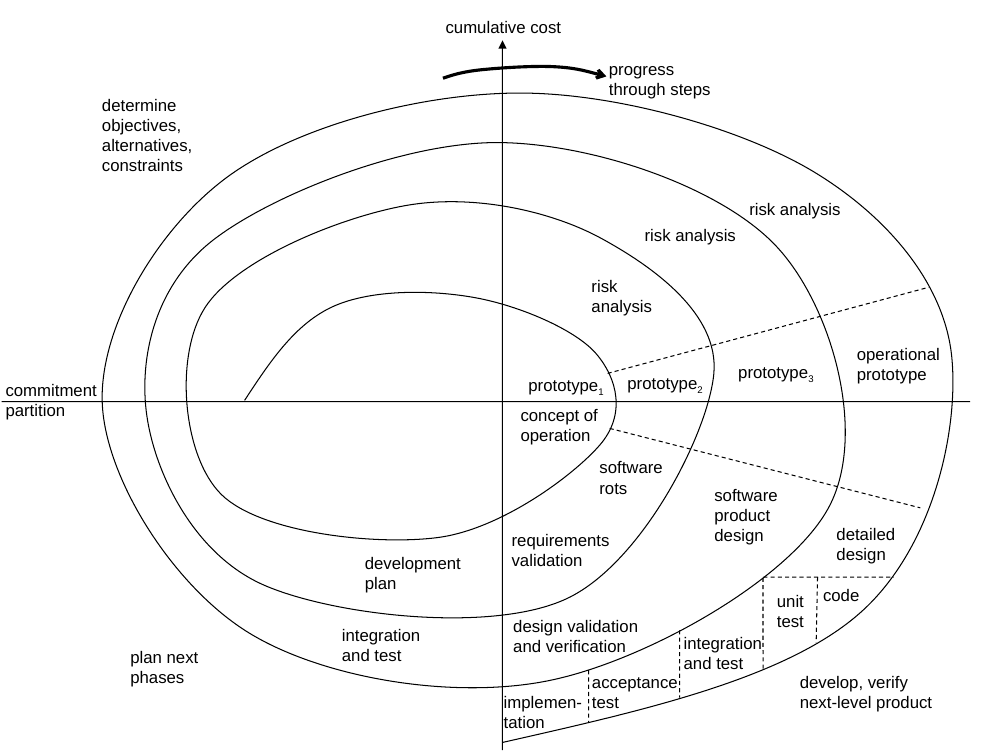
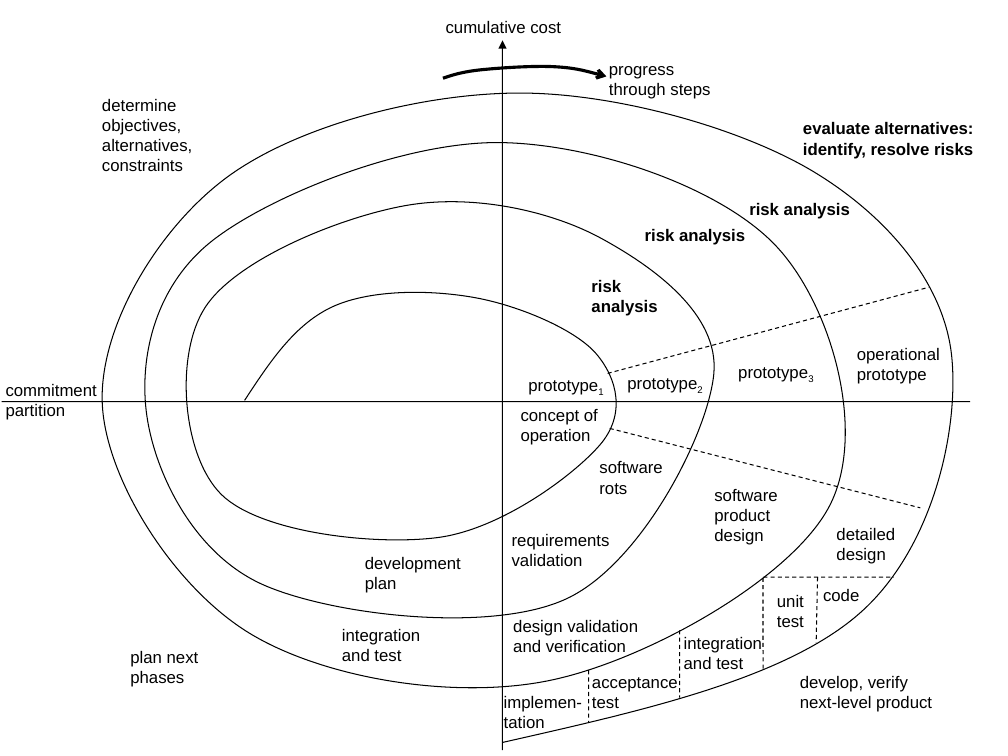
Before and after one commit to bestrada/bestrada, a slide deck: slide 4 of CSC508/prudence/images/figures.ppt. Drawn at 1008x756 pixels with LibreOffice and Linux fonts; fonts in the diff are those of the drawing. Boxes give left, top, right and bottom in pixels: in the first picture for what was removed or moved away, otherwise in the second. Text is boxed around its words. In the diff, an @@ line names an element or a change of style, - is before the commit and + after.

```diff
--- a/CSC508/prudence/images/figures.ppt
+++ b/CSC508/prudence/images/figures.ppt
@@ text added at (803, 122, 974, 159), 12 pt, text #000000, bold @@
+evaluate alternatives: identify, resolve risks
@@ bold on in 3 elements at (591, 280, 657, 316), (645, 229, 745, 245), (749, 203, 850, 219) @@
```
Also in this commit, not shown: 8 other files.
